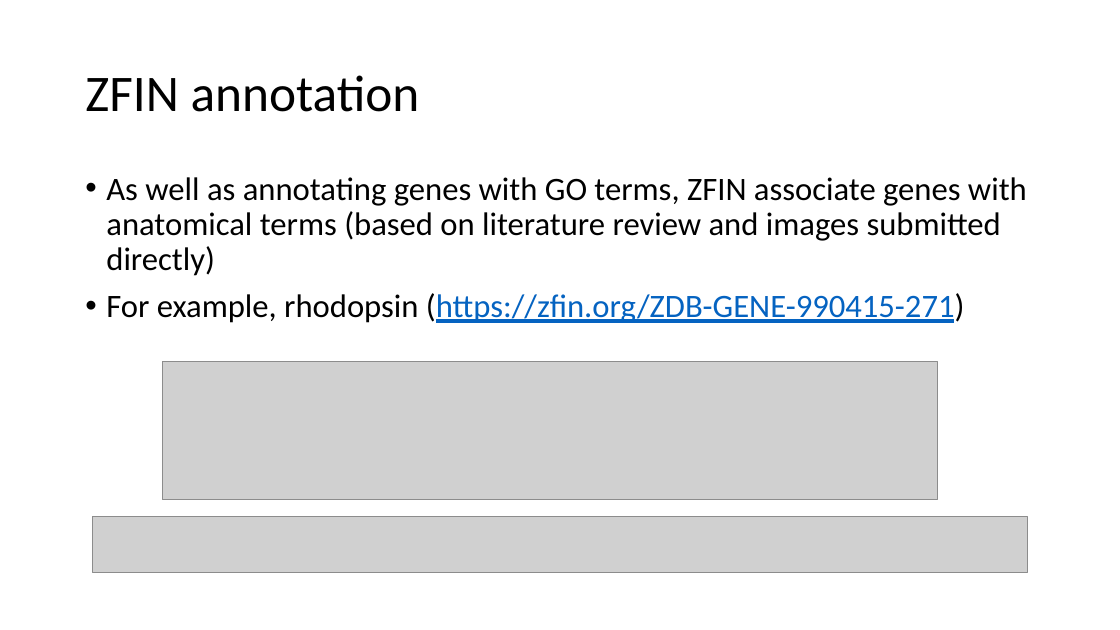
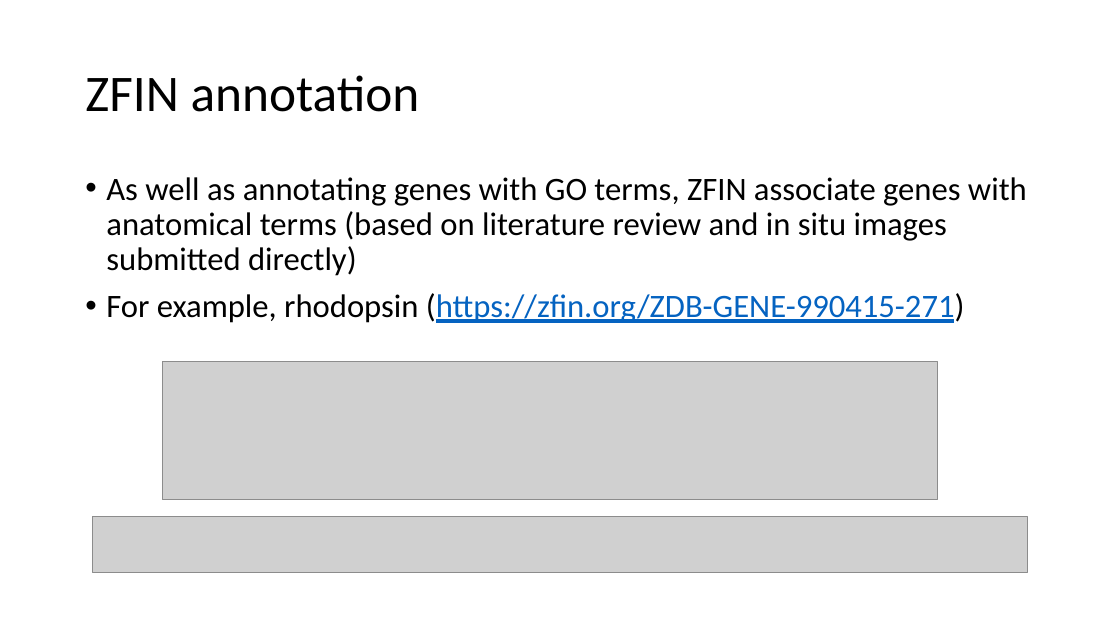
Before and after one commit to richysix/funcgen2019, a slide deck: slide 2 of downloads/zfa-term-enrichment.pptx. Drawn at 1120x630 pixels with LibreOffice and Linux fonts; fonts in the diff are those of the drawing; grey boxes stand for pictures. Boxes give left, top, right and bottom in pixels: in the first picture for what was removed or moved away, otherwise in the second. Text is boxed around its words. In the diff, an @@ line names an element or a change of style, - is before the commit and + after.

```diff
--- a/downloads/zfa-term-enrichment.pptx
+++ b/downloads/zfa-term-enrichment.pptx
@@ text at (106,177,1027,276): text changed @@
-• As well as annotating genes with GO terms, ZFIN associate genes with anatomical terms (based on literature review and images submitted directly)
+• As well as annotating genes with GO terms, ZFIN associate genes with anatomical terms (based on literature review and in situ images submitted directly)
```
Also in this commit, not shown: 1 other file.
